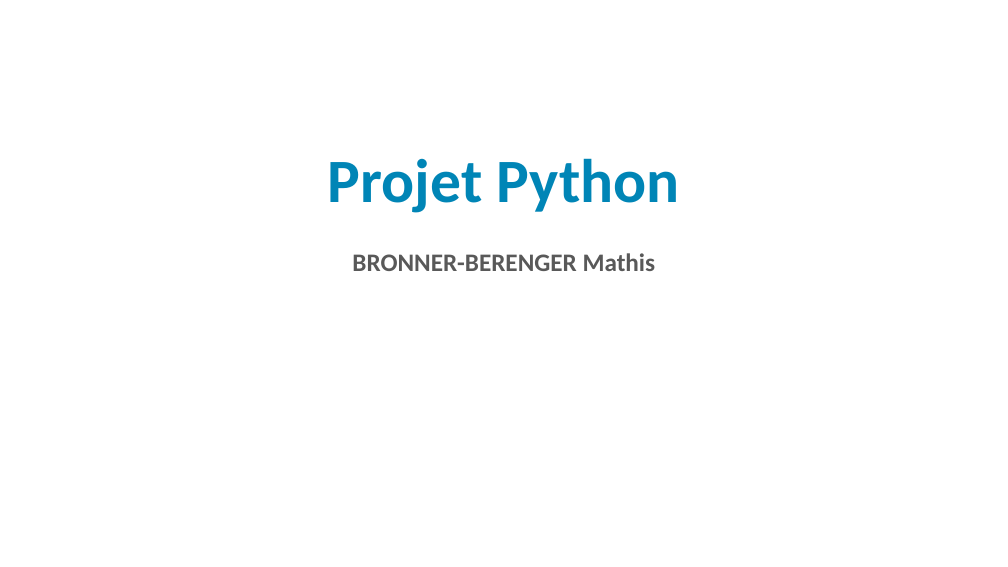
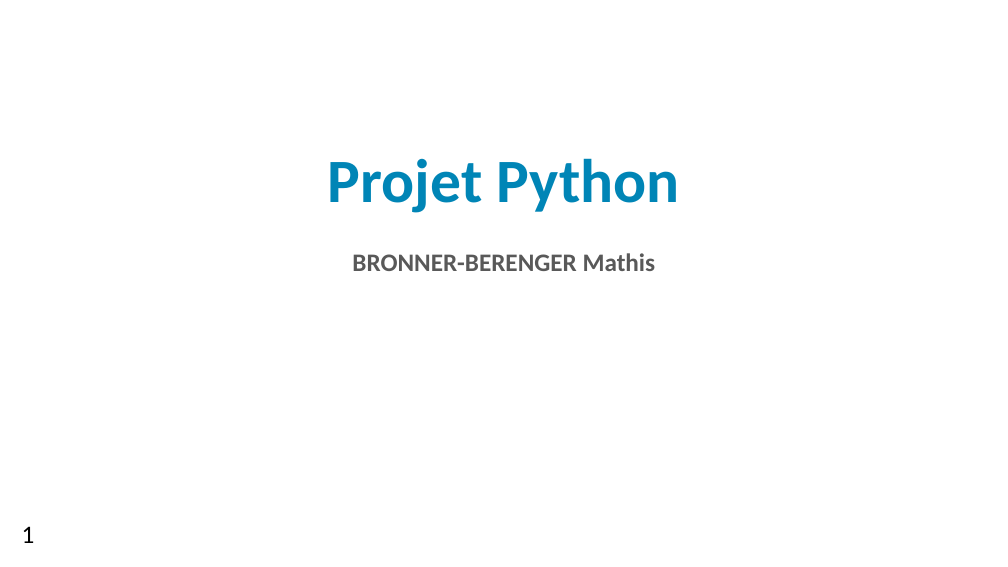
Before and after one commit to matmat201/Python_Project_M1, a slide deck: slide 1 of Présentation_Projet_Python.pptx. Drawn at 1008x567 pixels with LibreOffice and Linux fonts; fonts in the diff are those of the drawing; background and template pictures are left out. Boxes give left, top, right and bottom in pixels: in the first picture for what was removed or moved away, otherwise in the second. Text is boxed around its words. In the diff, an @@ line names an element or a change of style, - is before the commit and + after.

Commit message:
final version of the powerpoint

```diff
--- a/Présentation_Projet_Python.pptx
+++ b/Présentation_Projet_Python.pptx
@@ text added at (22, 526, 35, 543), 18 pt, text #000000 @@
+1
```
Also in this commit, not shown: 11 slides added, 1 slide removed.
